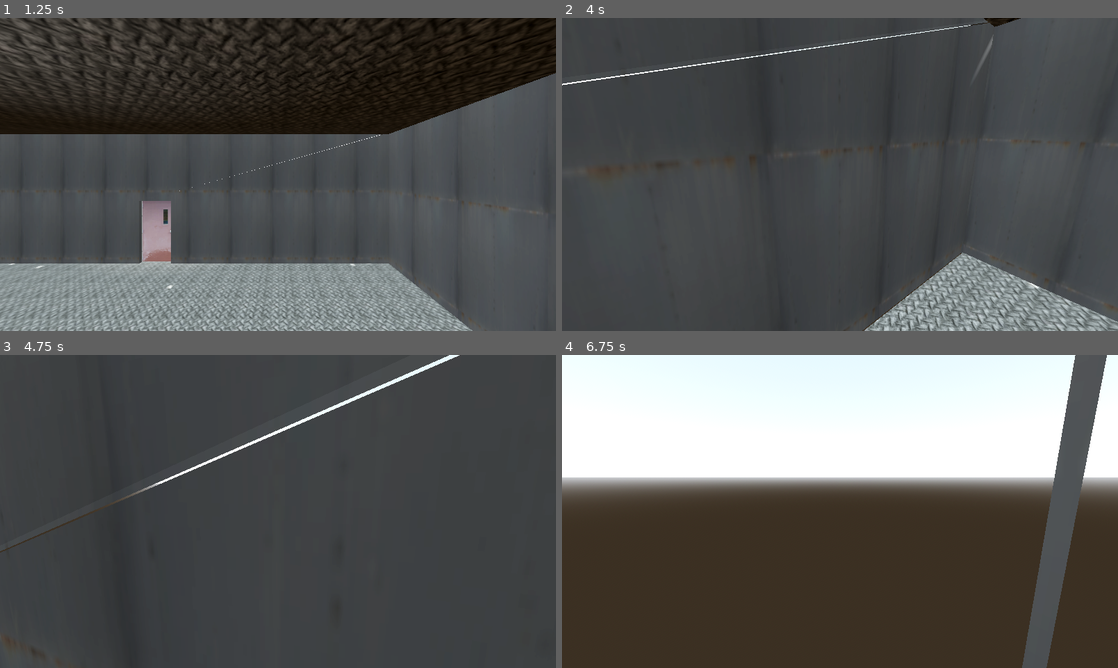
Above: before the commit, frames 1-4 (two rows, left to right).
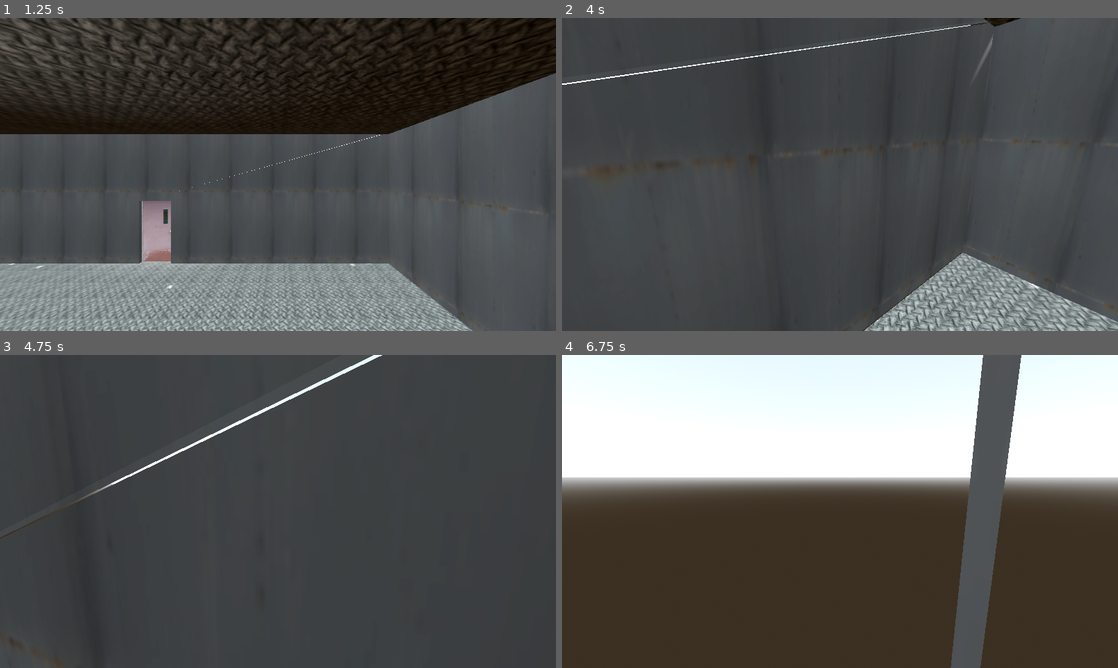
Above: after the commit, the same moments.

Repository: Bri0n/runrotgame
Game: Godot game, scene res://scenes/main.tscn
Same seed, same stepped clock (60 frames per second), same inputs: the game is played once before the commit and once after it.
Inputs (mouse positions are in pixels of both pictures, inside the frame that each line leads up to):
- Up to frame 1 (1.25 s): tap Enter at 0.5 s; move the mouse to (400, 158) at 0.52 s; hold D (move_right) from 0.53 s (still down); hold E (interact) from 0.53 s (still down); click (400, 158) at 0.67 s; tap Space (jump) at 0.77 s
- Up to frame 2 (4 s): move the mouse to (812, 174) at 1.27 s; release D (move_right) at 1.28 s; release E (interact) at 1.28 s; hold W (move_forward) from 1.28 s (still down); tap P (noclip) at 1.35 s; tap Space (jump) at 1.52, 3.02, 3.77 s; move the mouse to (851, 168) at 2.02 s; hold Shift (sprint) 2.03-2.78 s; move the mouse to (834, 180) at 2.77 s; tap E (interact) at 2.85 s; click (834, 180) at 2.92 s; move the mouse to (878, 177) at 3.52 s; hold P (noclip) from 3.53 s (still down)
- Up to frame 3 (4.75 s): keep holding W (move_forward); move the mouse to (233, 508) at 4.27 s; release P (noclip) at 4.28 s; tap Shift (sprint) at 4.35 s; tap Space (jump) at 4.52 s
- Up to frame 4 (6.75 s): move the mouse to (845, 511) at 5.02 s; hold E (interact) 5.03-5.78 s; click (845, 511) at 5.17 s; tap Space (jump) at 5.75, 6.02 s; move the mouse to (817, 505) at 5.77 s; release W (move_forward) at 5.78 s; hold D (move_right) 5.78-6.53 s; tap P (noclip) at 5.85 s; move the mouse to (867, 511) at 6.52 s; hold W (move_forward) from 6.53 s (still down); hold Shift (sprint) from 6.53 s (still down)

Frame 1 is identical in both runs. In frame 2, less than 0.1% of the frame differs, in the area x 0-100%, y 1-98%; in frame 3, 1.3%; in frame 4, 11%, in the area x 69-98%, y 0-100%.
Error after the commit: Invalid call. Nonexistent function 'play_footstep_audio' in base 'Nil'. (res://scripts/player/PlayerStatusGrounded.gd:98)

Commit message:
Primer implementación de audio manager

Diff:
--- /dev/null
+++ b/scenes/audio_manager.gd
@@ -0,0 +1,17 @@
+extends Node3D
+
+@onready var main_theme: AudioStreamPlayer = $MainTheme
+@onready var footstep_1: AudioStreamPlayer3D = $Footstep1
+
+# Called when the node enters the scene tree for the first time.
+func _ready() -> void:
+	pass # Replace with function body.
+
+
+# Called every frame. 'delta' is the elapsed time since the previous frame.
+func _process(delta: float) -> void:
+	pass
+
+func play_footstep_audio():
+	footstep_1.pitch_scale = randf_range(0.8, 1.2)
+	footstep_1.play()
--- a/scenes/main.tscn
+++ b/scenes/main.tscn
@@ -1,9 +1,11 @@
-[gd_scene load_steps=8 format=3 uid="uid://dn8hadwtayo2g"]
+[gd_scene load_steps=10 format=3 uid="uid://dn8hadwtayo2g"]
 
-[ext_resource type="PackedScene" uid="uid://cukwwoh4efd66" path="res://scenes/starting_area.tscn" id="1_73xcv"]
+[ext_resource type="PackedScene" path="res://scenes/starting_area.tscn" id="1_73xcv"]
 [ext_resource type="Script" path="res://scripts/GameStarter.gd" id="1_irbja"]
 [ext_resource type="PackedScene" uid="uid://c334msi5eywjn" path="res://scenes/player.tscn" id="1_mgspa"]
+[ext_resource type="Script" path="res://scenes/audio_manager.gd" id="4_gjhda"]
 [ext_resource type="AudioStream" uid="uid://2trqx48xt366" path="res://audio/music/aerk-core-22-one-257976.mp3" id="4_itupe"]
+[ext_resource type="AudioStream" uid="uid://chpvewlngyhj4" path="res://audio/player/Footstep_Boot_Concrete-014.mp3" id="6_7e78u"]
 
 [sub_resource type="ProceduralSkyMaterial" id="ProceduralSkyMaterial_j6pp0"]
 sky_horizon_color = Color(0.64625, 0.65575, 0.67075, 1)
@@ -41,14 +43,21 @@
 sprint_movement_speed = 200.0
 coyote_time = 0.2
 jump_velocity = 6.0
-airborne_movement_speed = 20.0
+airborne_movement_speed = 15.0
 fall_velocity = 1.5
 
 [node name="AudioManager" type="Node3D" parent="."]
+script = ExtResource("4_gjhda")
 
 [node name="MainTheme" type="AudioStreamPlayer" parent="AudioManager"]
 stream = ExtResource("4_itupe")
-volume_db = -44.973
+volume_db = -12.51
 autoplay = true
 
+[node name="Footstep1" type="AudioStreamPlayer3D" parent="AudioManager"]
+stream = ExtResource("6_7e78u")
+pitch_scale = 1.45
+
+[node name="AnimationTree" type="AnimationTree" parent="."]
+
 [editable path="current_level/starting_area"]
--- a/scripts/player/PlayerStatusGrounded.gd
+++ b/scripts/player/PlayerStatusGrounded.gd
@@ -1,6 +1,8 @@
 extends PlayerStatus
 
 class_name PlayerStatusGrounded
+
+@onready var audio_manager: Node3D = null
 
 const PlayerMovementCommands = preload("res://scripts/GlobalConstants.gd").PlayerMovementCommands
 var _camera: Node3D
@@ -92,3 +94,5 @@
 	else:
 		_player.velocity.x = move_toward(_player.velocity.x, 0, _stopping_speed * delta)
 		_player.velocity.z = move_toward(_player.velocity.z, 0, _stopping_speed * delta)
+
+	audio_manager.play_footstep_audio()
Not shown, added: audio/player/Footstep_Boot_Concrete-001.mp3.import
Not shown, added: audio/player/Footstep_Boot_Concrete-002.mp3.import
Not shown, added: audio/player/Footstep_Boot_Concrete-003.mp3.import
Not shown, added: audio/player/Footstep_Boot_Concrete-004.mp3.import
Not shown, added: audio/player/Footstep_Boot_Concrete-005.mp3.import
Not shown, added: audio/player/Footstep_Boot_Concrete-006.mp3.import
Not shown, added: audio/player/Footstep_Boot_Concrete-007.mp3.import
Not shown, added: audio/player/Footstep_Boot_Concrete-008.mp3.import
Not shown, added: audio/player/Footstep_Boot_Concrete-009.mp3.import
Not shown, added: audio/player/Footstep_Boot_Concrete-010.mp3.import
Not shown, added: audio/player/Footstep_Boot_Concrete-011.mp3.import
Not shown, added: audio/player/Footstep_Boot_Concrete-012.mp3.import
(and 22 more such lines)
